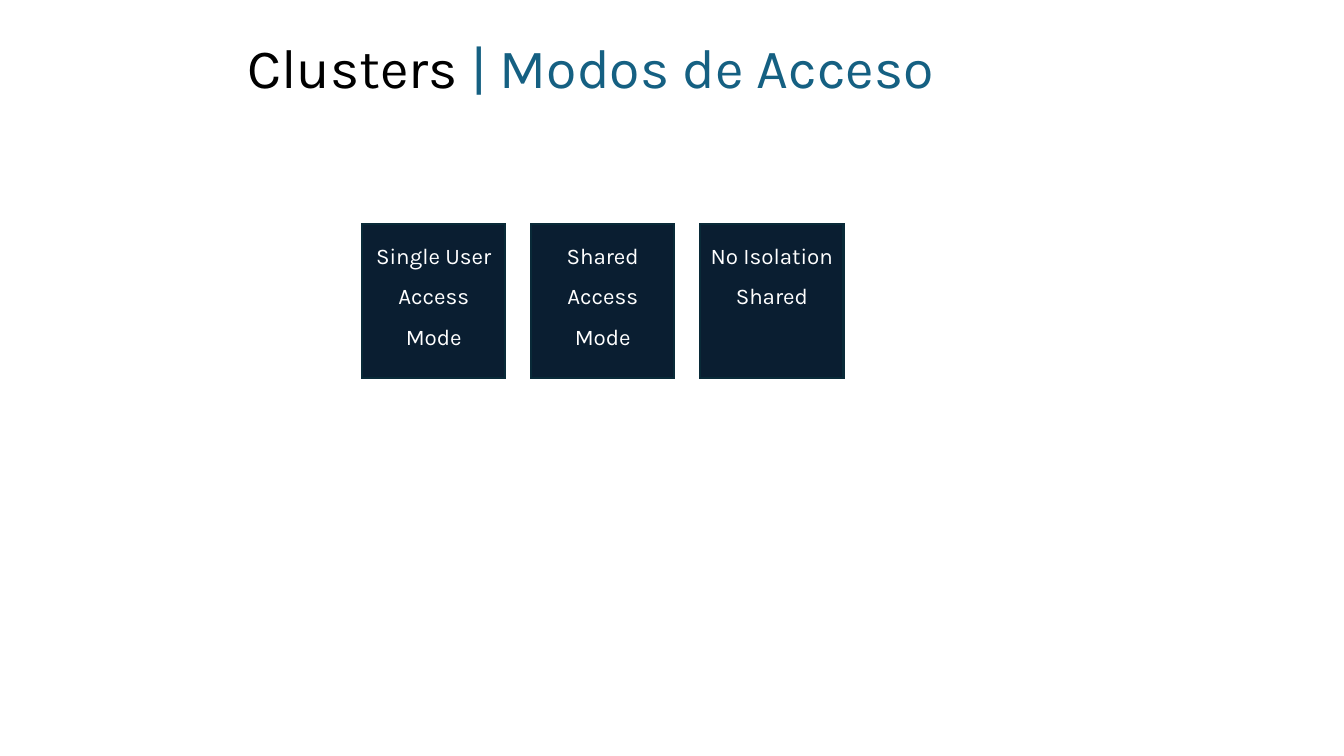
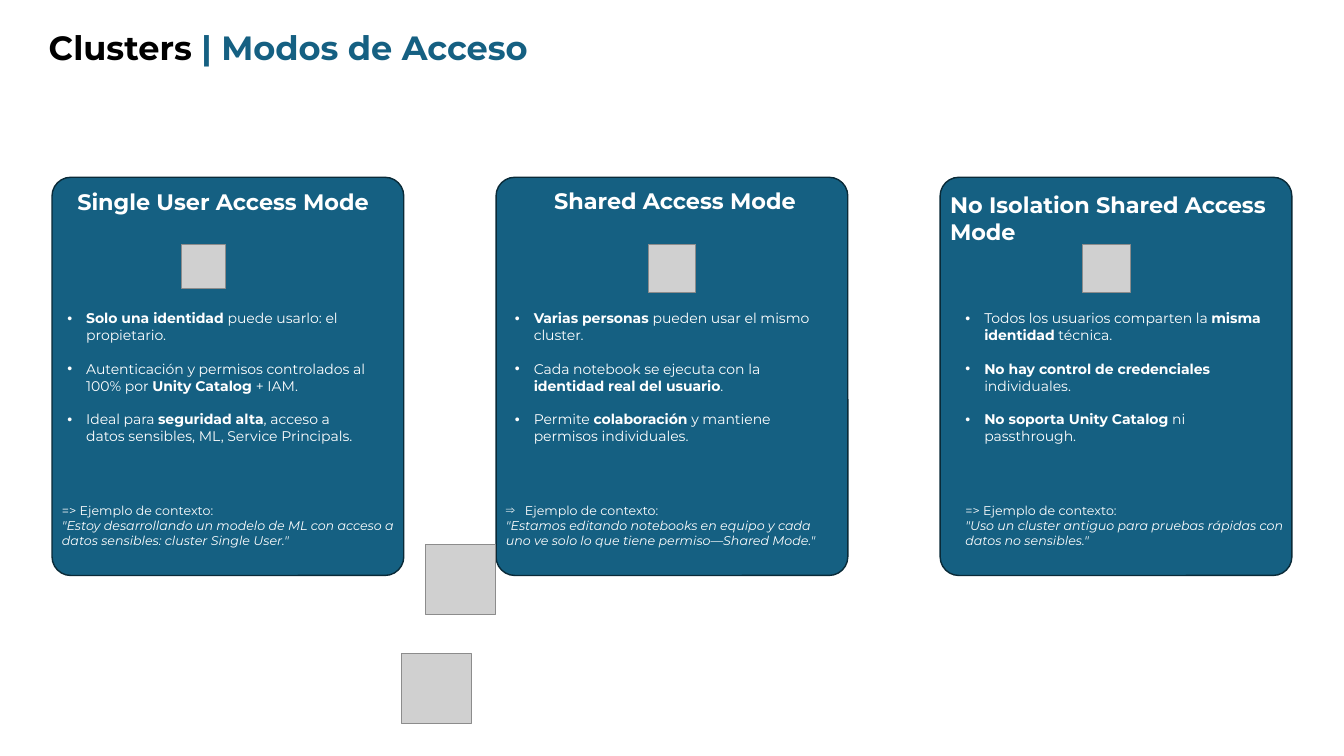
Before and after one commit to jmartinezceste/IEF_Course1_360degreesDatabricks, a slide deck: slide 12 of IEF_360deg_sesion1/Intro.pptx (slide 10 before the commit). Drawn at 1344x756 pixels with LibreOffice and Linux fonts; fonts in the diff are those of the drawing; grey boxes stand for pictures. Boxes give left, top, right and bottom in pixels: in the first picture for what was removed or moved away, otherwise in the second. Text is boxed around its words. In the diff, an @@ line names an element or a change of style, - is before the commit and + after.

```diff
--- a/IEF_360deg_sesion1/Intro.pptx
+++ b/IEF_360deg_sesion1/Intro.pptx
@@ text "Clusters | Modos de Acceso" moved from (x1=247, y1=50, x2=934, y2=89) to (x1=49, y1=35, x2=528, y2=61) @@
@@ text "Clusters | Modos de Acceso" at (x1=49, y1=35, x2=528, y2=61): size 39.6 to 24 pt, font Karla to Montserrat, bold on @@
@@ rounded rectangle added at (x1=52, y1=177, x2=404, y2=576), fill #156082, outline #092A39 1 pt @@
@@ rounded rectangle added at (x1=496, y1=177, x2=848, y2=576), fill #156082, outline #092A39 1 pt @@
@@ text "Single User Access Mode" at (x1=77, y1=192, x2=369, y2=215): font Karla to Montserrat, bold on; alignment centre to left; line spacing 1.5 to 1; fill #0B1E31 to none; outline #092A39 1.5 pt to none @@
@@ text "Single User Access Mode" moved from (x1=362, y1=224, x2=505, y2=378) to (x1=77, y1=192, x2=369, y2=215) @@
@@ text "Shared Access Mode" moved from (x1=531, y1=224, x2=675, y2=378) to (x1=554, y1=192, x2=796, y2=210) @@
@@ text "Shared Access Mode" at (x1=554, y1=192, x2=796, y2=210): font Karla to Montserrat, bold on; alignment centre to left; line spacing 1.5 to 1; fill #0B1E31 to none; outline #092A39 1.5 pt to none @@
@@ rectangle removed at (x1=701, y1=224, x2=844, y2=378) @@
-No Isolation Shared
@@ picture added at (x1=182, y1=245, x2=226, y2=288) @@
@@ picture added at (x1=648, y1=244, x2=696, y2=291) @@
@@ picture added at (x1=1083, y1=244, x2=1130, y2=291) @@
@@ text added at (x1=86, y1=312, x2=365, y2=444), 10 pt, text #FFFFFF @@
+• Solo una identidad puede usarlo: el propietario.
+• Autenticación y permisos controlados al 100% por Unity Catalog + IAM.
+• Ideal para seguridad alta, acceso a datos sensibles, ML, Service Principals.
@@ text added at (x1=534, y1=312, x2=809, y2=444), 10 pt, text #FFFFFF @@
+• Varias personas pueden usar el mismo cluster.
+• Cada notebook se ejecuta con la identidad real del usuario.
+• Permite colaboración y mantiene permisos individuales.
@@ text added at (x1=62, y1=505, x2=394, y2=548), 9 pt, text #FFFFFF, italic @@
+=> Ejemplo de contexto:
+"Estoy desarrollando un modelo de ML con acceso a datos sensibles: cluster Single User."
@@ text added at (x1=506, y1=505, x2=815, y2=548), 9 pt, text #FFFFFF, italic @@
+⇒ Ejemplo de contexto:
+"Estamos editando notebooks en equipo y cada uno ve solo lo que tiene permiso—Shared Mode."
@@ group added at (x1=941, y1=177, x2=1293, y2=576): 3 texts, 1 rounded rectangle @@
+No Isolation Shared Access Mode
+• Todos los usuarios comparten la misma identidad técnica.
+• No hay control de credenciales individuales.
+• No soporta Unity Catalog ni passthrough.
+=> Ejemplo de contexto:
+"Uso un cluster antiguo para pruebas rápidas con datos no sensibles."
@@ picture added at (x1=425, y1=545, x2=495, y2=615) @@
@@ picture added at (x1=401, y1=653, x2=471, y2=723) @@
```
Also in this commit, not shown: 5 other slides changed, 5 slides added, 1 slide removed.
